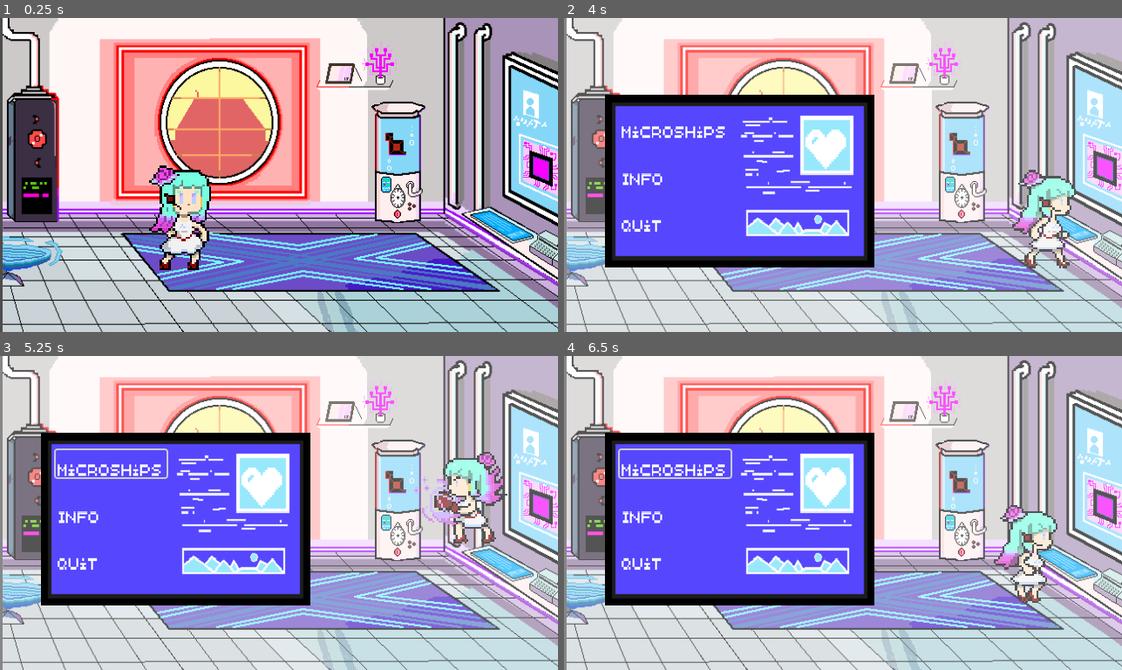
Above: before the commit, frames 1-4 (two rows, left to right).
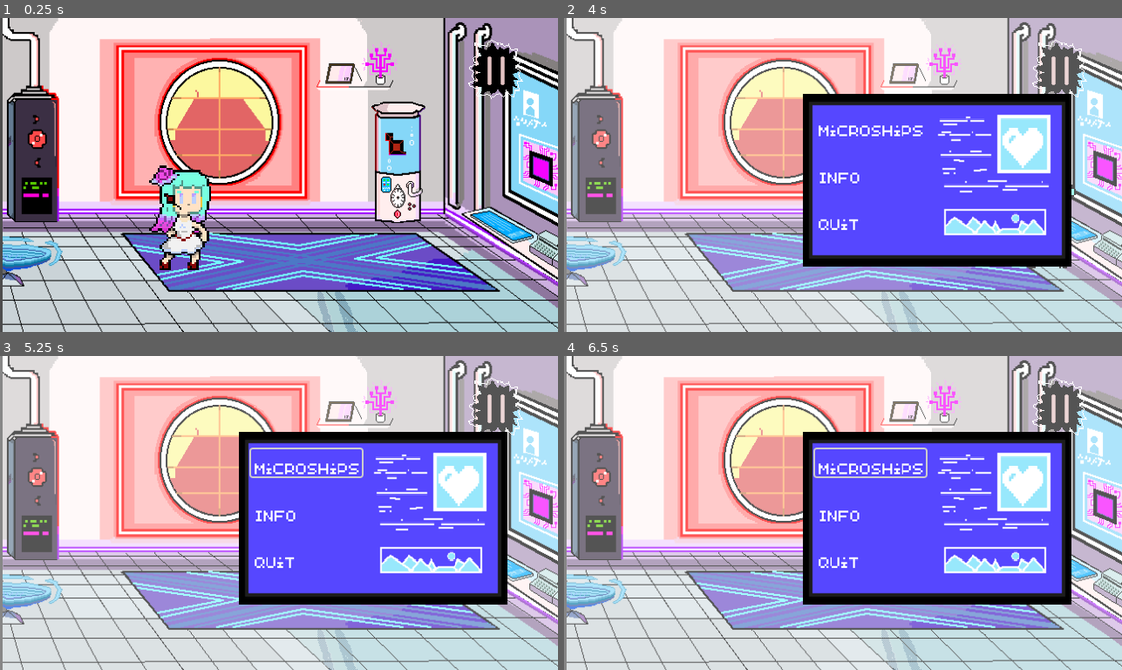
Above: after the commit, the same moments.

Repository: ifoudil/Chromatic-Requiem
Game: Godot game, scene res://Scenes/player.tscn
Same seed, same stepped clock (60 frames per second), same inputs: the game is played once before the commit and once after it. This scene is started directly instead of the project's main scene.
Inputs (mouse positions are in pixels of both pictures, inside the frame that each line leads up to; where the layout moved, square brackets give the same spot in the first picture):
- Up to frame 1 (0.25 s): no input
- Up to frame 2 (4 s): tap Enter at 0.5 s; hold Right (move_right) 0.53-2.03 s; tap Z (atk) every 0.75 s from 0.6 to 3.6 s; tap Space (jump) at 0.77, 1.52, 3.02, 3.77 s; hold Left (move_left) 2.03-2.78 s; hold Right (move_right) from 2.78 s (still down)
- Up to frame 3 (5.25 s): release Right (move_right) at 4.25 s; click (306, 462) [111, 462] at 4.25 s; tap Space (jump) at 5 s; hold Left (move_left) from 5.03 s (still down); tap Z (atk) at 5.1 s
- Up to frame 4 (6.5 s): tap Space (jump) at 5.27 s; release Left (move_left) at 5.78 s; hold Right (move_right) from 5.78 s (still down); tap Z (atk) at 5.85 s

The runs differ from the first frame. In frame 1, 0.9% of the frame differs, in the area x 83-94%, y 6-26%; in frame 2, 44%; in frame 3, 43%; in frame 4, 44%, in the area x 7-94%, y 6-80%.

Commit message:
add pause button

Diff:
--- a/Scenes/Credits.tscn
+++ b/Scenes/Credits.tscn
@@ -174,9 +174,11 @@
 
 [node name="AudioStreamPlayer2D2" type="AudioStreamPlayer2D" parent="AnimationPlayer"]
 stream = ExtResource("4_iynit")
+volume_db = 10.0
 
 [node name="AudioStreamPlayer2D3" type="AudioStreamPlayer2D" parent="AnimationPlayer"]
 stream = ExtResource("5_f64u0")
+volume_db = 9.75
 
 [node name="splashScreen" type="TextureRect" parent="."]
 modulate = Color(1, 0.615385, 0.615385, 1)
--- a/Scenes/menu.tscn
+++ b/Scenes/menu.tscn
@@ -1,7 +1,8 @@
-[gd_scene load_steps=4 format=3 uid="uid://bnpugvblpnqgf"]
+[gd_scene load_steps=5 format=3 uid="uid://bnpugvblpnqgf"]
 
 [ext_resource type="Script" uid="uid://d18hovlm31dt8" path="res://Scripts/menu.gd" id="1_1rerr"]
 [ext_resource type="Texture2D" uid="uid://62r1gt6wam3c" path="res://Assets/microships.png" id="2_xhh6f"]
+[ext_resource type="Texture2D" uid="uid://d2628a2bt4kw0" path="res://Assets/perso_chroma_requiem (55) copie 3.png" id="3_cayip"]
 
 [sub_resource type="SpriteFrames" id="SpriteFrames_cayip"]
 animations = [{
@@ -11,6 +12,19 @@
 }],
 "loop": true,
 "name": &"default",
+"speed": 5.0
+}, {
+"frames": [{
+"duration": 1.0,
+"texture": ExtResource("3_cayip")
+}],
+"loop": true,
+"name": &"info",
+"speed": 5.0
+}, {
+"frames": [],
+"loop": true,
+"name": &"microships",
 "speed": 5.0
 }]
 
@@ -24,15 +38,15 @@
 
 [node name="AnimatedSprite2D" type="AnimatedSprite2D" parent="."]
 texture_filter = 1
-position = Vector2(201.75, 187.25)
+position = Vector2(428, 186)
 scale = Vector2(0.964063, 1.10278)
 sprite_frames = SubResource("SpriteFrames_cayip")
 
 [node name="VBoxContainer" type="VBoxContainer" parent="."]
-offset_left = 64.0
-offset_top = 108.0
-offset_right = 191.0
-offset_bottom = 261.0
+offset_left = 288.0
+offset_top = 107.0
+offset_right = 415.0
+offset_bottom = 260.0
 theme_override_constants/separation = 30
 alignment = 1
 
@@ -54,4 +68,6 @@
 "
 flat = true
 
+[connection signal="pressed" from="VBoxContainer/microships" to="." method="_on_microships_pressed"]
+[connection signal="pressed" from="VBoxContainer/info" to="." method="_on_info_pressed"]
 [connection signal="pressed" from="VBoxContainer/Quitter" to="." method="_on_quitter_pressed"]
--- a/Scenes/menu_2.tscn
+++ b/Scenes/menu_2.tscn
@@ -6,11 +6,14 @@
 script = ExtResource("1_tswe5")
 
 [node name="ColorRect" type="ColorRect" parent="."]
-offset_left = 54.0
-offset_top = 28.0
-offset_right = 588.0
-offset_bottom = 326.0
-color = Color(1, 1, 1, 0.607843)
+anchors_preset = -1
+anchor_right = 0.997
+anchor_bottom = 1.0
+offset_left = 3.0
+offset_top = 1.0
+offset_right = -0.0800171
+offset_bottom = 4.0
+color = Color(1, 1, 1, 0.505882)
 
 [node name="VBoxContainer" type="VBoxContainer" parent="."]
 offset_left = 126.0
--- /dev/null
+++ b/Scenes/pause.tscn
@@ -0,0 +1,50 @@
+[gd_scene load_steps=5 format=3 uid="uid://dba7i1cu57day"]
+
+[ext_resource type="Script" uid="uid://ck30blqsk7sun" path="res://scripts/pause.gd" id="1_l2mpd"]
+[ext_resource type="Texture2D" uid="uid://bxkjt6l2lvdts" path="res://Assets/pause.png" id="2_5a6ek"]
+[ext_resource type="Texture2D" uid="uid://cxk3tghq1fwdc" path="res://Assets/menu1.png" id="3_5a6ek"]
+
+[sub_resource type="SpriteFrames" id="SpriteFrames_q85f0"]
+animations = [{
+"frames": [{
+"duration": 1.0,
+"texture": ExtResource("2_5a6ek")
+}],
+"loop": true,
+"name": &"default",
+"speed": 5.0
+}]
+
+[node name="pause" type="CanvasLayer"]
+script = ExtResource("1_l2mpd")
+
+[node name="AnimatedSprite2D2" type="AnimatedSprite2D" parent="."]
+texture_filter = 1
+position = Vector2(576.5, 61)
+scale = Vector2(1.23438, 1.125)
+sprite_frames = SubResource("SpriteFrames_q85f0")
+
+[node name="pause" type="Button" parent="."]
+modulate = Color(1, 1, 1, 0)
+anchors_preset = -1
+anchor_right = 1.0
+anchor_bottom = 1.0
+offset_left = 542.0
+offset_top = 31.0
+offset_right = -41.0
+offset_bottom = -271.0
+
+[node name="TextureRect" type="TextureRect" parent="."]
+texture_filter = 1
+anchors_preset = 15
+anchor_right = 1.0
+anchor_bottom = 1.0
+offset_left = 147.0
+offset_top = 85.0
+offset_right = -112.0
+offset_bottom = -62.0
+grow_horizontal = 2
+grow_vertical = 2
+texture = ExtResource("3_5a6ek")
+
+[connection signal="pressed" from="pause" to="." method="_on_pause_pressed"]
--- a/Scenes/player.tscn
+++ b/Scenes/player.tscn
@@ -14,6 +14,7 @@
 [ext_resource type="Texture2D" uid="uid://cu17fvv5puhmb" path="res://Assets/perso_chroma_requiem (55) copie 5.png" id="6_tx1dd"]
 [ext_resource type="Texture2D" uid="uid://d2628a2bt4kw0" path="res://Assets/perso_chroma_requiem (55) copie 3.png" id="7_gymyn"]
 [ext_resource type="Texture2D" uid="uid://bhlfqcsjvokem" path="res://Assets/perso_chroma_requiem (55) copie 2.png" id="8_pu2lt"]
+[ext_resource type="PackedScene" uid="uid://dba7i1cu57day" path="res://Scenes/pause.tscn" id="15_h4iuc"]
 
 [sub_resource type="SpriteFrames" id="SpriteFrames_tx1dd"]
 animations = [{
@@ -178,4 +179,6 @@
 wait_time = 0.3
 one_shot = true
 
+[node name="pause" parent="." instance=ExtResource("15_h4iuc")]
+
 [connection signal="timeout" from="CharacterBody2D/AttackTimer" to="CharacterBody2D" method="_on_attack_timer_timeout"]
--- a/Scripts/menu.gd
+++ b/Scripts/menu.gd
@@ -1,5 +1,15 @@
 extends CanvasLayer
 
+func _ready():
+	$AnimatedSprite2D.play("default")
 
 func _on_quitter_pressed() -> void:
+	$AnimatedSprite2D.play("default")
 	self.visible = false
+
+func _on_info_pressed() -> void:
+	$AnimatedSprite2D.play("info")
+
+
+func _on_microships_pressed() -> void:
+	$AnimatedSprite2D.play("microships")
--- /dev/null
+++ b/Scripts/pause.gd
@@ -0,0 +1,13 @@
+extends CanvasLayer
+
+var menu = null
+
+func _ready():
+	menu = $TextureRect
+	remove_child(menu)  # On retire le menu au lancement, il n’existe plus dans la scène
+
+func _on_pause_pressed() -> void:
+	if menu.get_parent() == null:
+		add_child(menu)  # On ajoute le menu à CanvasLayer → il apparaît + interactif
+	else:
+		remove_child(menu)  # On enlève le menu → il disparaît + plus d’interaction
Binary file added: Assets/pause.png
Not shown: 1 places in Scenes/player.tscn that only renumber resources
Not shown, added: Scripts/pause.gd.uid
Not shown, changed: Assets/.DS_Store
